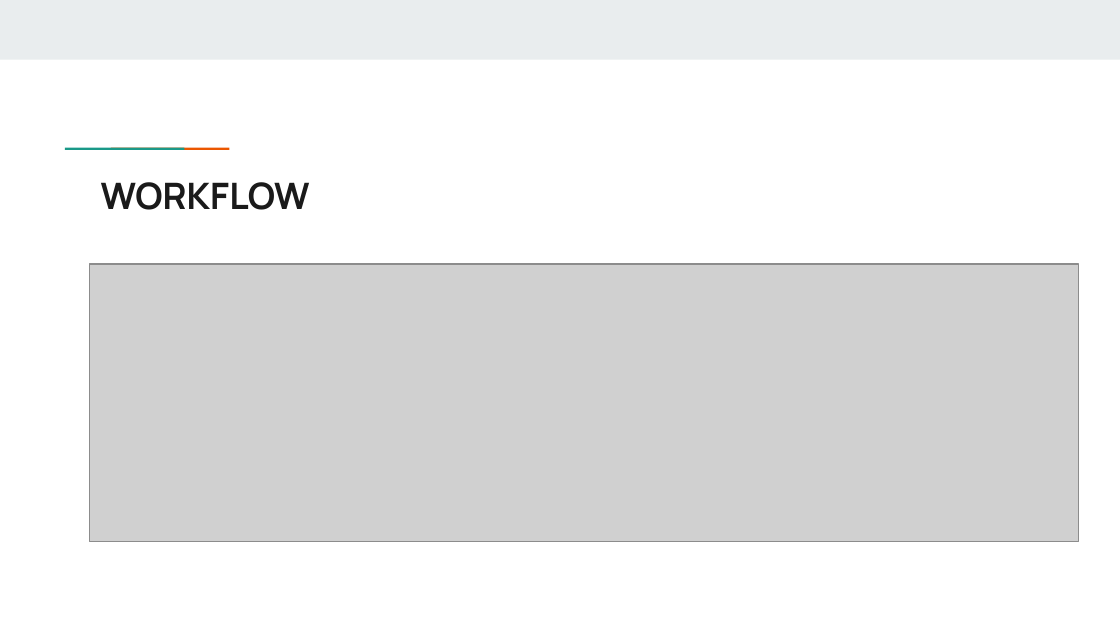
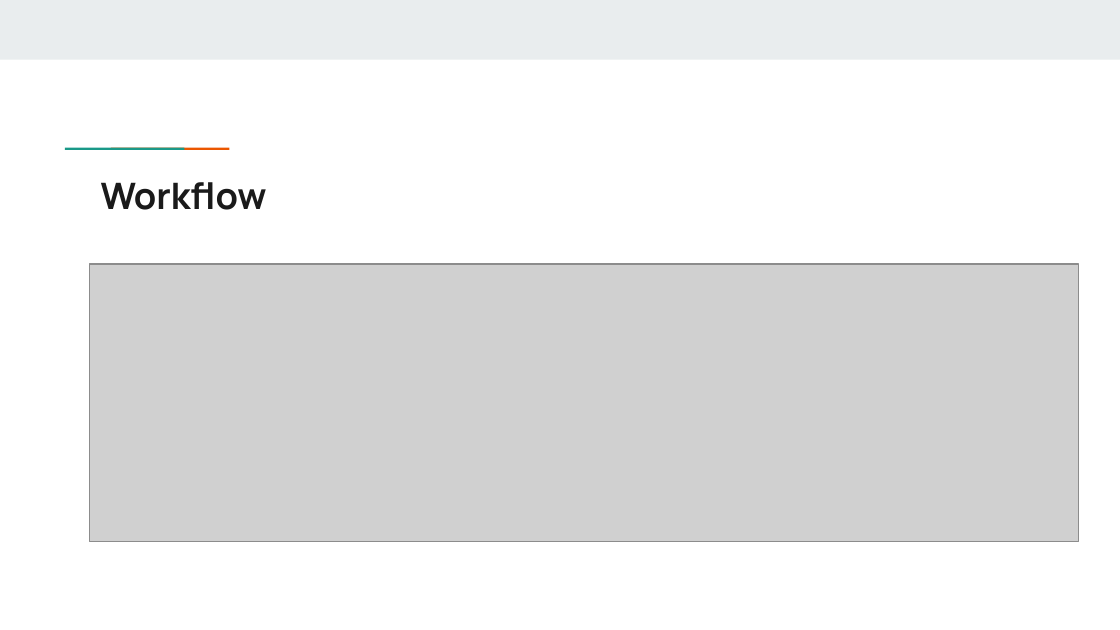
Before and after one commit to muhasenulhaque/Project-3-Group-1, a slide deck: slide 5 of Presentation on Decentralized Exchange.pptx. Drawn at 1120x630 pixels with LibreOffice and Linux fonts; fonts in the diff are those of the drawing; grey boxes stand for pictures. Boxes give left, top, right and bottom in pixels: in the first picture for what was removed or moved away, otherwise in the second. Text is boxed around its words. In the diff, an @@ line names an element or a change of style, - is before the commit and + after.

```diff
--- a/Presentation on Decentralized Exchange.pptx
+++ b/Presentation on Decentralized Exchange.pptx
@@ title at (x1=101, y1=182, x2=267, y2=210): text changed @@
-WORKFLOW
+Workflow
```
Also in this commit, not shown: 11 other slides changed, 1 other file.
